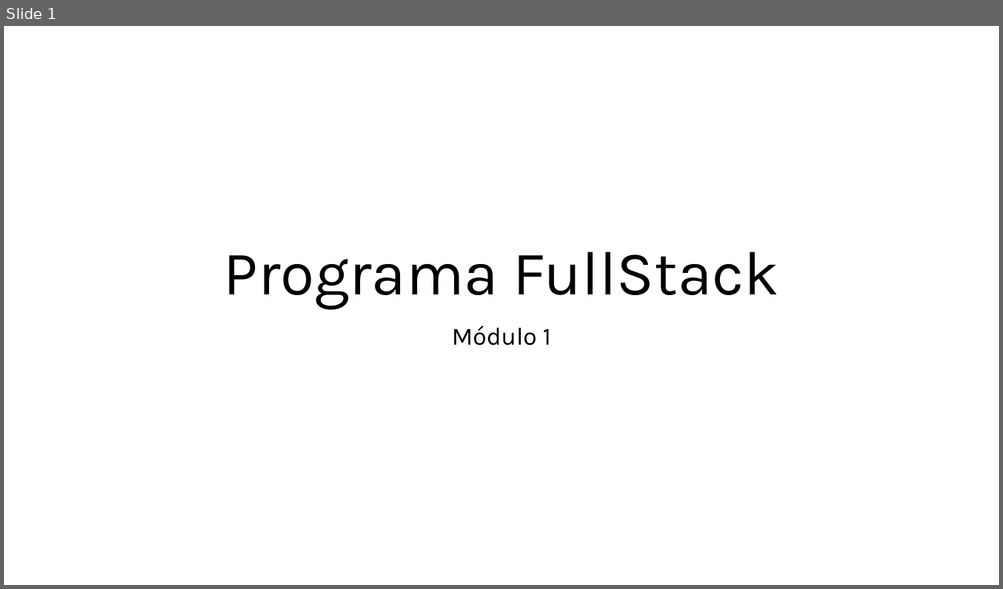
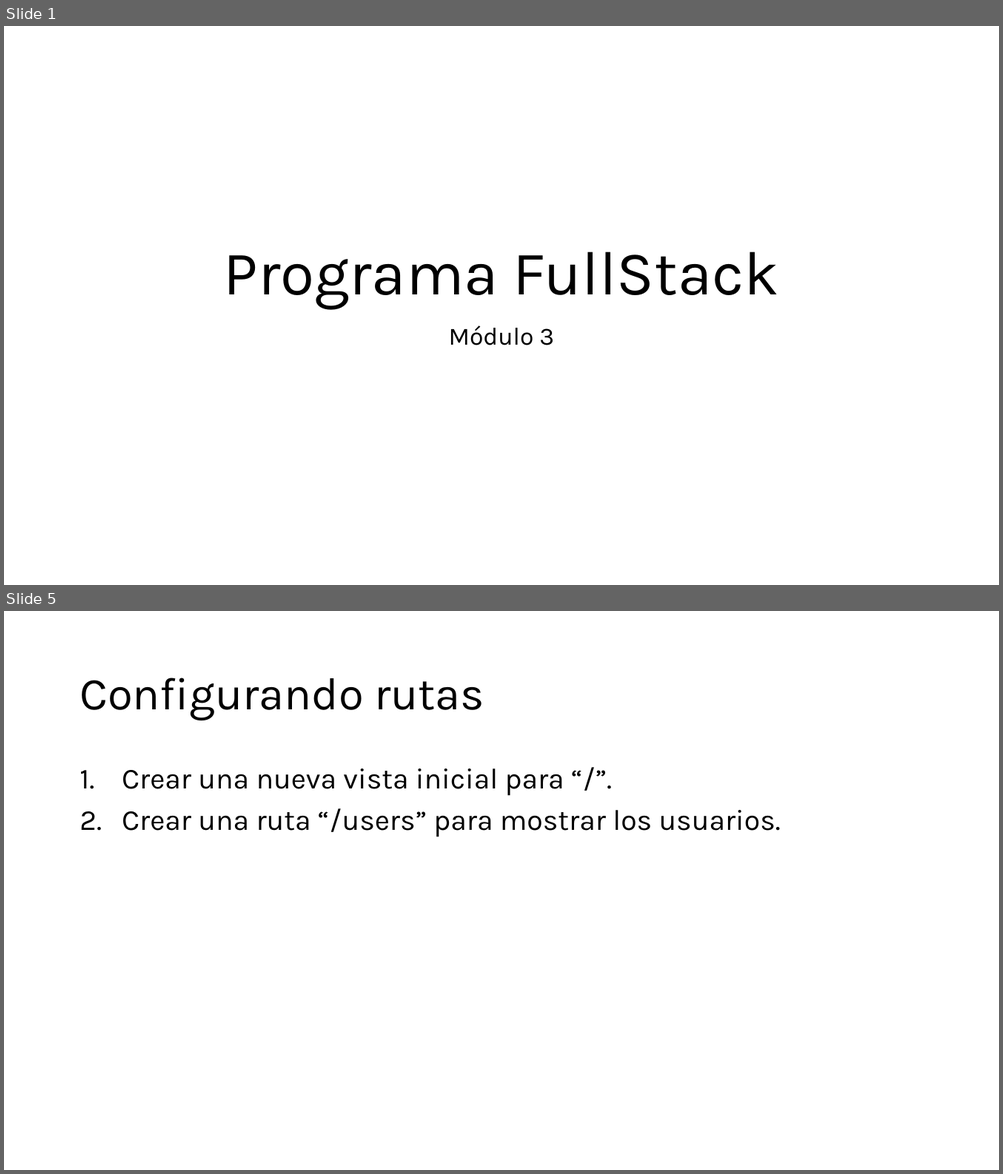
Before and after one commit to enmanuelmag/Bootcamp-FullStack, a slide deck: Unidad_3/Presentación.pptx. Shown one above the other, each under a label of ours: slide 1 before the commit, slides 1 and 5 after it; the slides between them are not shown. The pictures are 1003x589 and 1003x1174 pixels, drawn with LibreOffice and Linux fonts; fonts in the diff are those of the drawing. Boxes give left, top, right and bottom in pixels: in the first picture for what was removed or moved away, otherwise in the second. Text is boxed around its words. In the diff, an @@ line names an element or a change of style, - is before the commit and + after.

```diff
--- a/Unidad_3/Presentación.pptx
+++ b/Unidad_3/Presentación.pptx
@@ slide 5 added at [4, 611, 999, 1170], background #FFFFFF @@
@@ title added at [79, 678, 484, 721], 44 pt, text #000000 @@
+Configurando rutas
@@ text added at [122, 769, 780, 837], 28 pt, text #000000 @@
+1. Crear una nueva vista inicial para “/”.
+2. Crear una ruta “/users” para mostrar los usuarios.
@@ slide 1 changed as well @@
@@ subtitle at [449, 326, 554, 346]: text changed @@
-Módulo 1
+Módulo 3
```
Also in this commit, not shown: 1 other slide changed, 2 other slides added, 14 slides removed.
